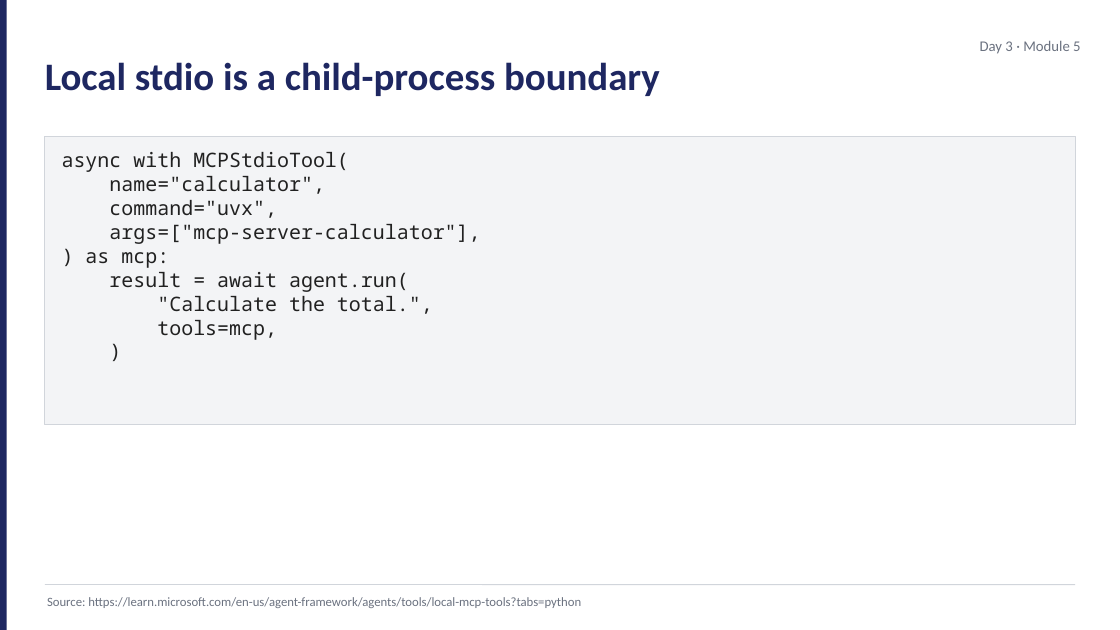
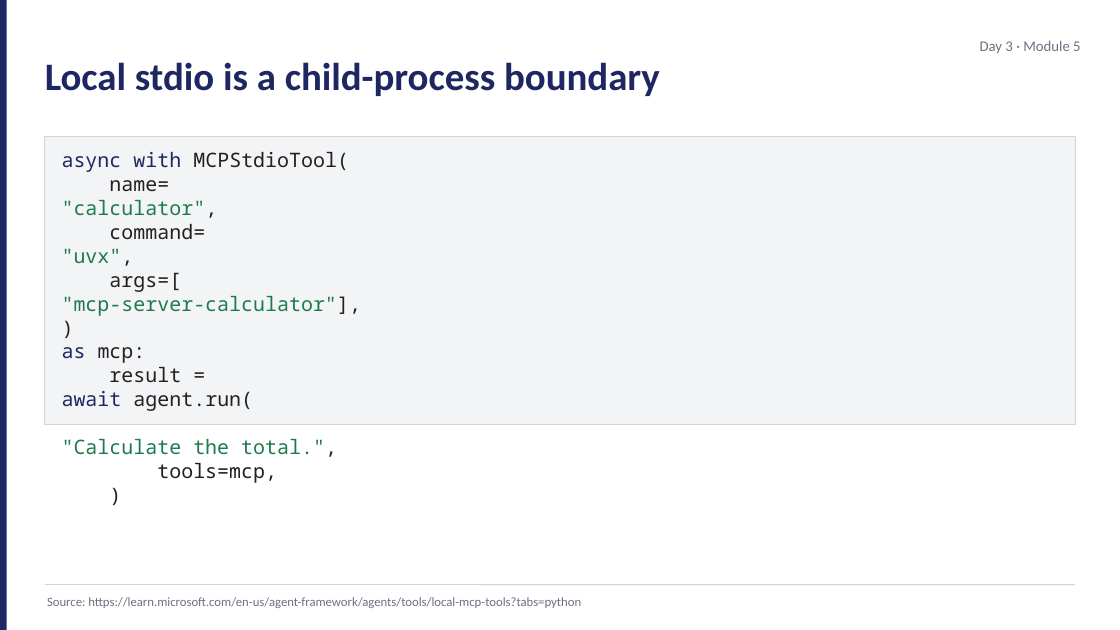
Before and after one commit to JimPiquant/Building-AI-Apps-and-Agents, a slide deck: slide 4 of decks/day3/module-5-mcp.pptx. Drawn at 1120x630 pixels with LibreOffice and Linux fonts; fonts in the diff are those of the drawing. Boxes give left, top, right and bottom in pixels: in the first picture for what was removed or moved away, otherwise in the second. Text is boxed around its words. In the diff, an @@ line names an element or a change of style, - is before the commit and + after.

```diff
--- a/decks/day3/module-5-mcp.pptx
+++ b/decks/day3/module-5-mcp.pptx
@@ text at bbox=[62, 152, 349, 457]: text colour #212121 to #1E2761 in "async with"; text colour #212121 to #1F7A4D in ""Calculate the total."," @@
@@ text at bbox=[62, 180, 362, 411]: text changed @@
-name="calculator",
-command="uvx",
-args=["mcp-server-calculator"],
-) as mcp:
-result = await agent.run(
+name=
+"calculator",
+command=
+"uvx",
+args=[
+"mcp-server-calculator"],
+)
+as mcp:
+result =
+await agent.run(
```
Also in this commit, not shown: 1 other slide changed, 10 other files.
